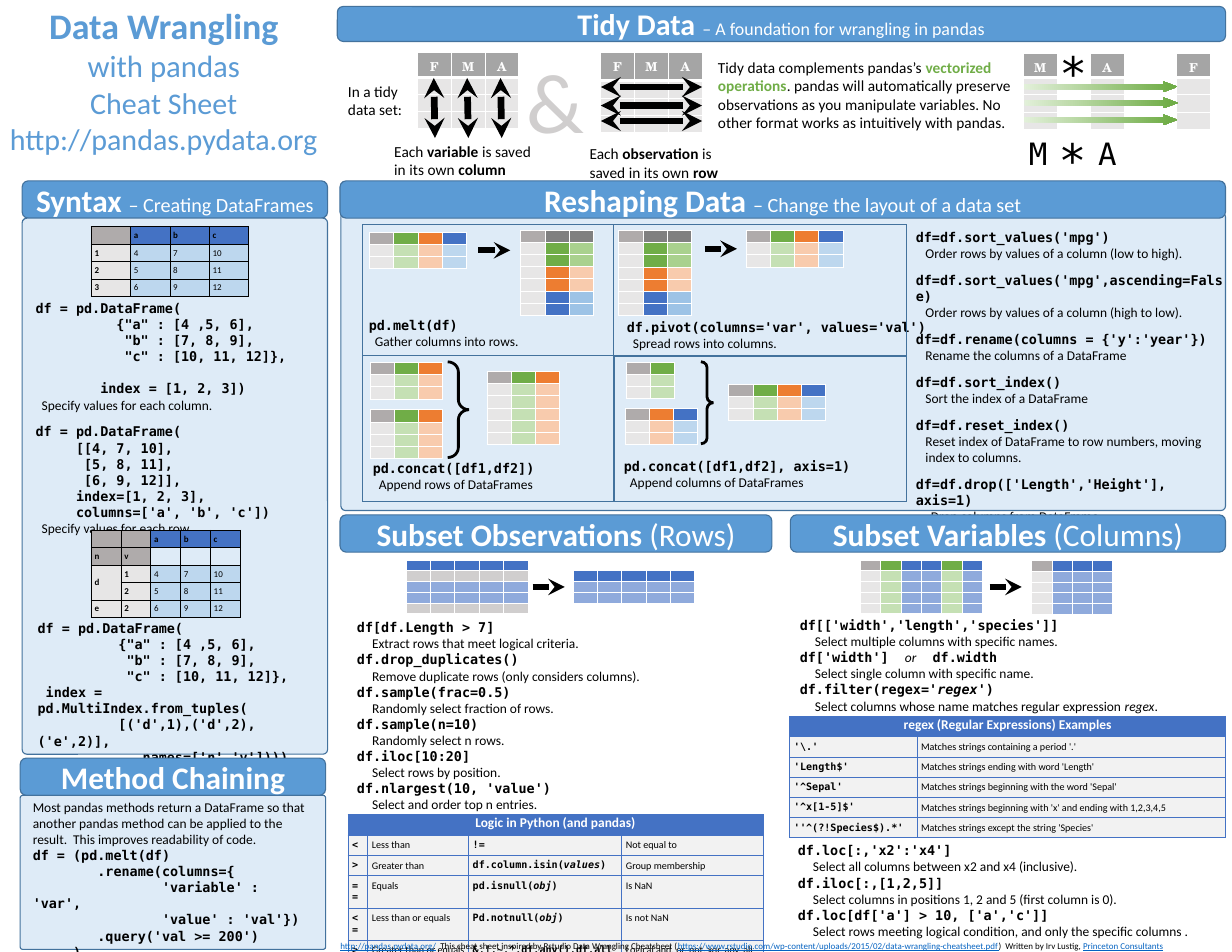
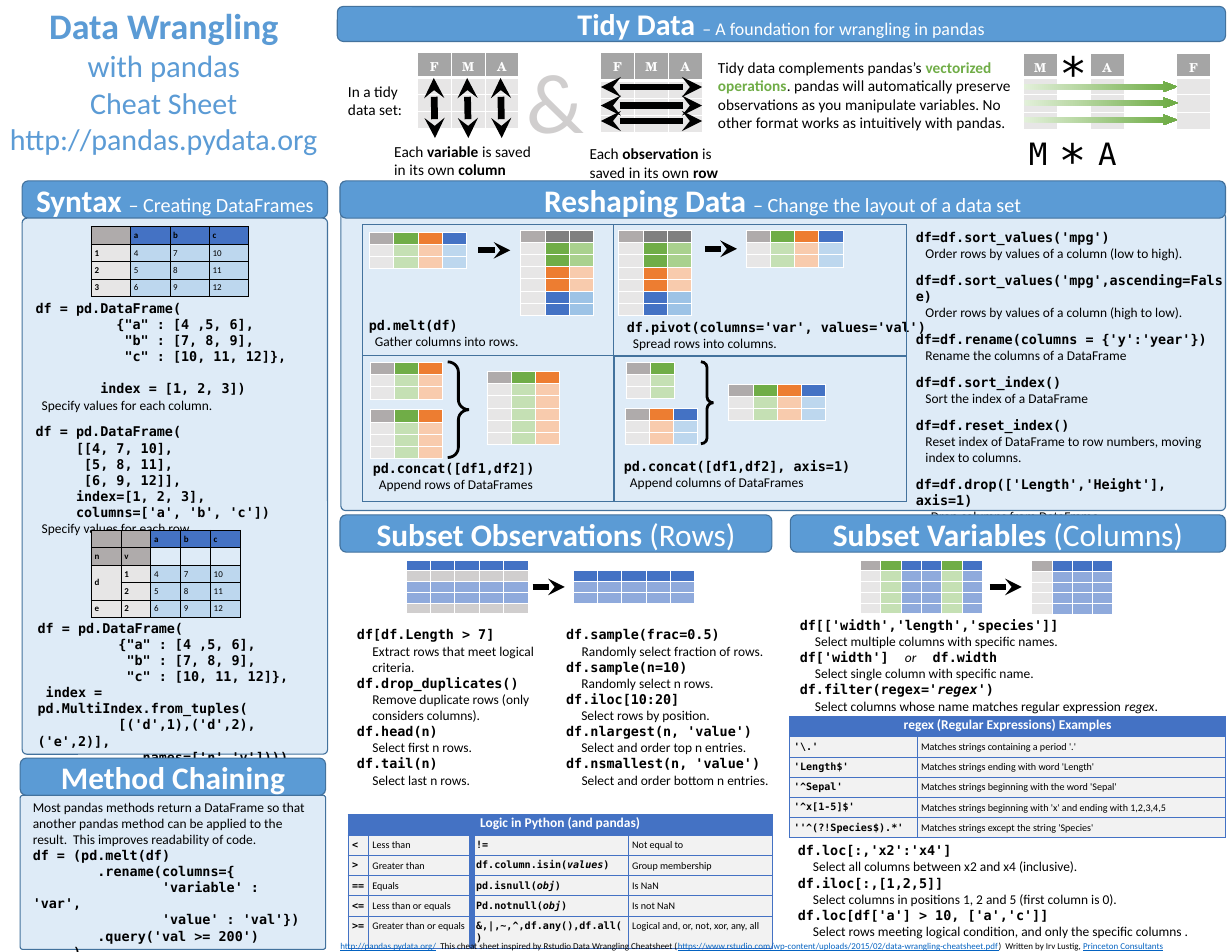
Before and after one commit to Gmanboy/pandas, a slide deck: slide 1 of doc/cheatsheet/Pandas_Cheat_Sheet.pptx. Drawn at 1232x952 pixels with LibreOffice and Linux fonts; fonts in the diff are those of the drawing. Boxes give left, top, right and bottom in pixels: in the first picture for what was removed or moved away, otherwise in the second. Text is boxed around its words. In the diff, an @@ line names an element or a change of style, - is before the commit and + after.

```diff
--- a/doc/cheatsheet/Pandas_Cheat_Sheet.pptx
+++ b/doc/cheatsheet/Pandas_Cheat_Sheet.pptx
@@ text "df[df.Length > 7]": place and size @@
-text "df[df.Length > 7]" at [357,621,640,811]
+text "df[df.Length > 7]" at [357,629,534,785]
@@ text added at [566,629,768,785], 12 pt, text #000000 @@
+df.sample(frac=0.5)
+Randomly select fraction of rows.
+df.sample(n=10)
+Randomly select n rows.
+df.iloc[10:20]
+Select rows by position.
+df.nlargest(n, 'value')
+Select and order top n entries.
+df.nsmallest(n, 'value')
+Select and order bottom n entries.
@@ text at [372,646,534,722]: indent changed @@
@@ text at [357,725,472,785]: text changed @@
-df.sample(frac=0.5)
-Randomly select fraction of rows.
-df.sample(n=10)
-Randomly select n rows.
-df.iloc[10:20]
-Select rows by position.
-df.nlargest(10, 'value')
-Select and order top n entries.
+df.head(n)
+Select first n rows.
+df.tail(n)
+Select last n rows.
@@ table at [348,815,773,936] @@
@@ borders changed @@
@@ table: place and size @@
-table at [348,815,764,936]
+table at [348,815,773,936]
```
Also in this commit, not shown: 1 other slide changed, 1 other file.
